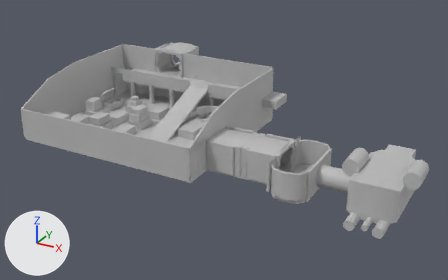
Renders of the FBX model Work In Progress/Models/FBX/levelOne_Tutorial.fbx from each side of a commit.
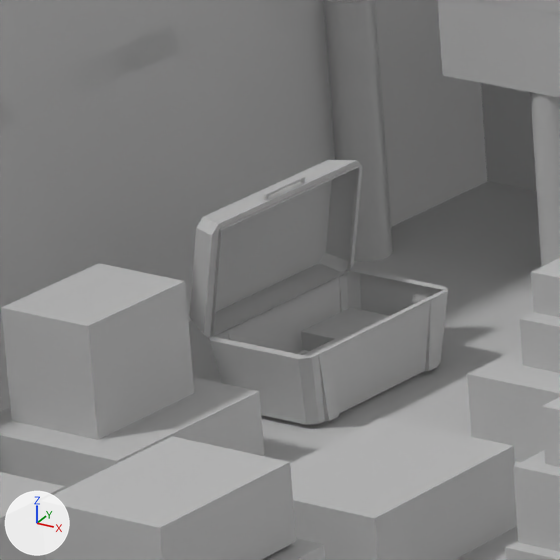
The first picture shows the older version from a camera (50 mm lens) standing at (0.409, -0.551, 0.289) and looking at (0.093, 0.024, 0.001). The close-ups show both versions on the part from 19% to 30% of the width and 27% to 44% of the height of that picture; other places that the commit changed are outside them. Arrows for +X, +Y and +Z are at lower left; the lights stay in place. Both versions are drawn at frame 13 of the action 'Take 001'; the numbers are the values there.
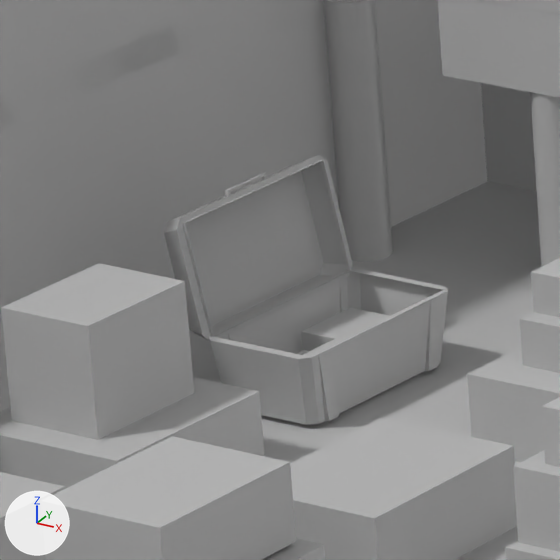
What differs and where, as boxes (x1, y1, x2, y2) in the close-ups (560 x 560 px):
'powerCellContainer2:polySurface4', turned
    before: (189, 160, 362, 340)
    after: (164, 155, 353, 341)

The change, as a list of edits to the scene's bpy script:
```text
Change ob_powercellcontainer2_polysurface4:
    ob_powercellcontainer2_polysurface4.rotation_euler: (0.0, 0.0, -1.384) -> (0.0, 0.0, -1.776)  # degrees (0, 0, -79) -> degrees (0, 0, -102)
```
